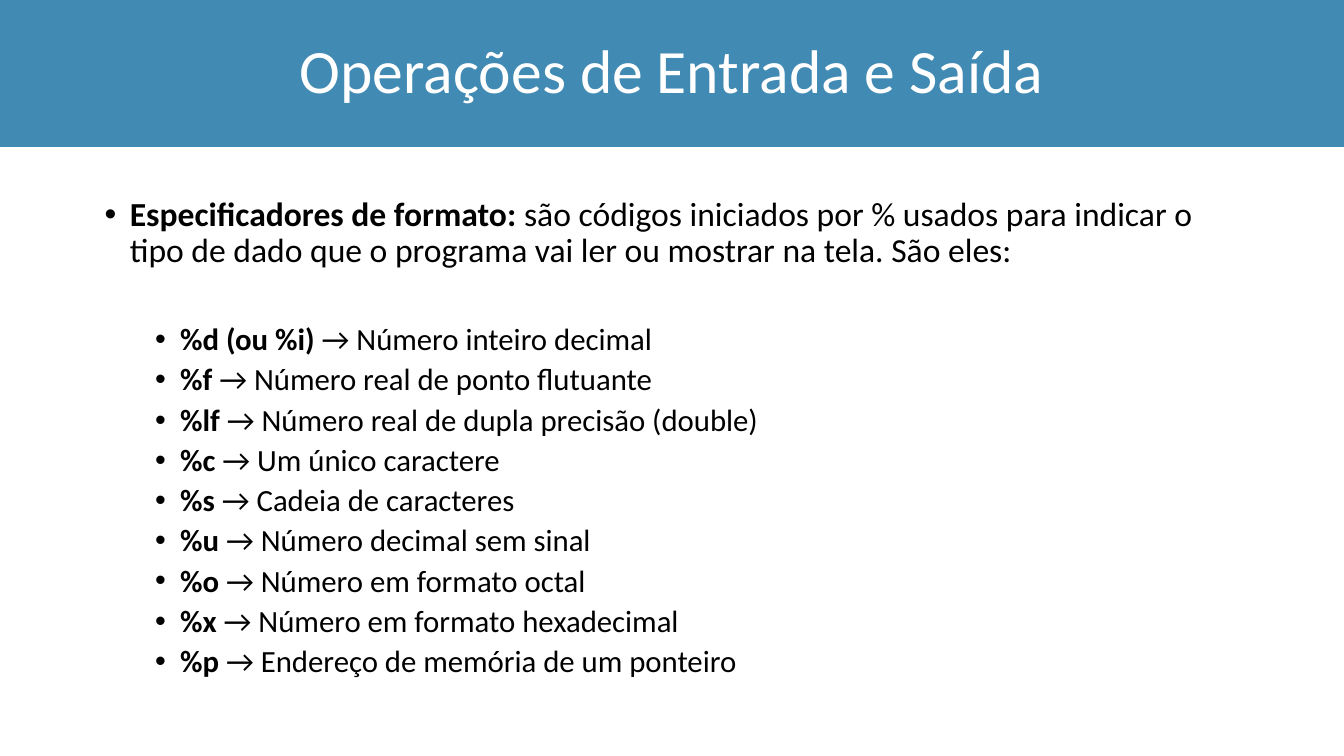
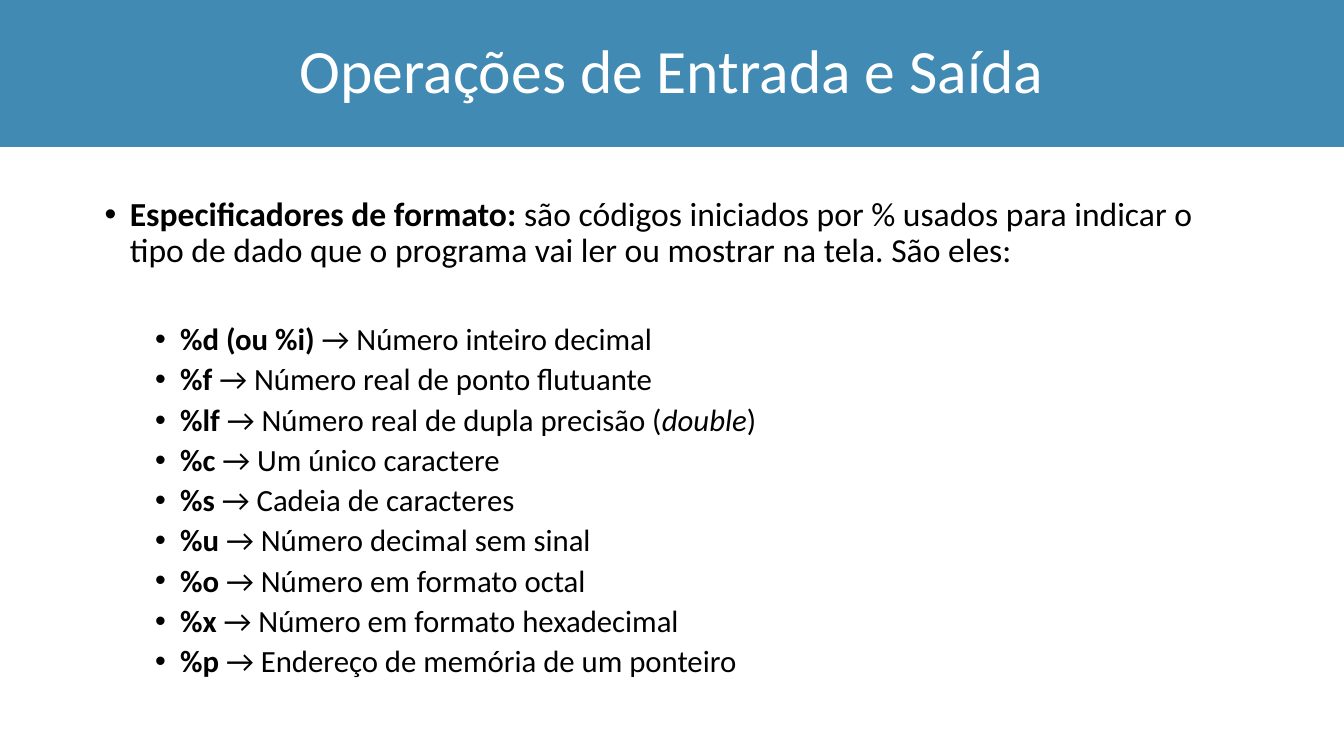
Before and after one commit to Marcio-Salmazo/Aulas, a slide deck: slide 36 of UNIUBE-LP/Teoria_LP.pptx. Drawn at 1344x756 pixels with LibreOffice and Linux fonts; fonts in the diff are those of the drawing. Boxes give left, top, right and bottom in pixels: in the first picture for what was removed or moved away, otherwise in the second. Text is boxed around its words. In the diff, an @@ line names an element or a change of style, - is before the commit and + after.

```diff
--- a/UNIUBE-LP/Teoria_LP.pptx
+++ b/UNIUBE-LP/Teoria_LP.pptx
@@ text at (180,408,756,436): italic on in "(double)" @@
```
Also in this commit, not shown: 2 other files.
